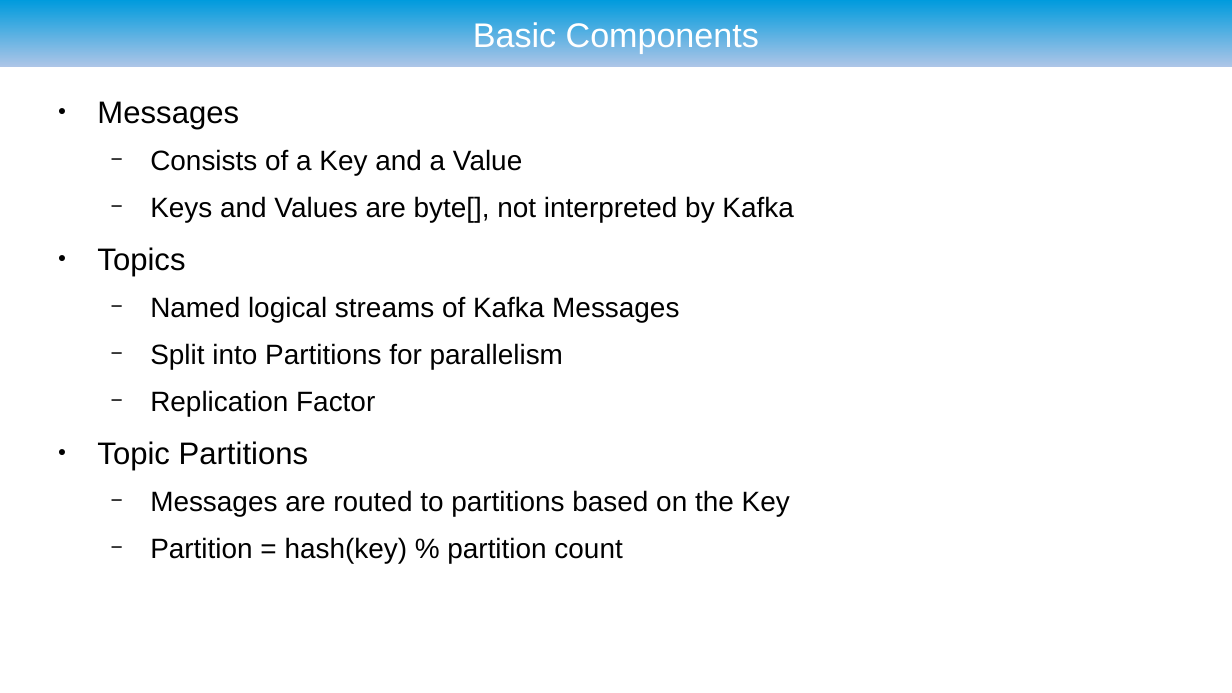
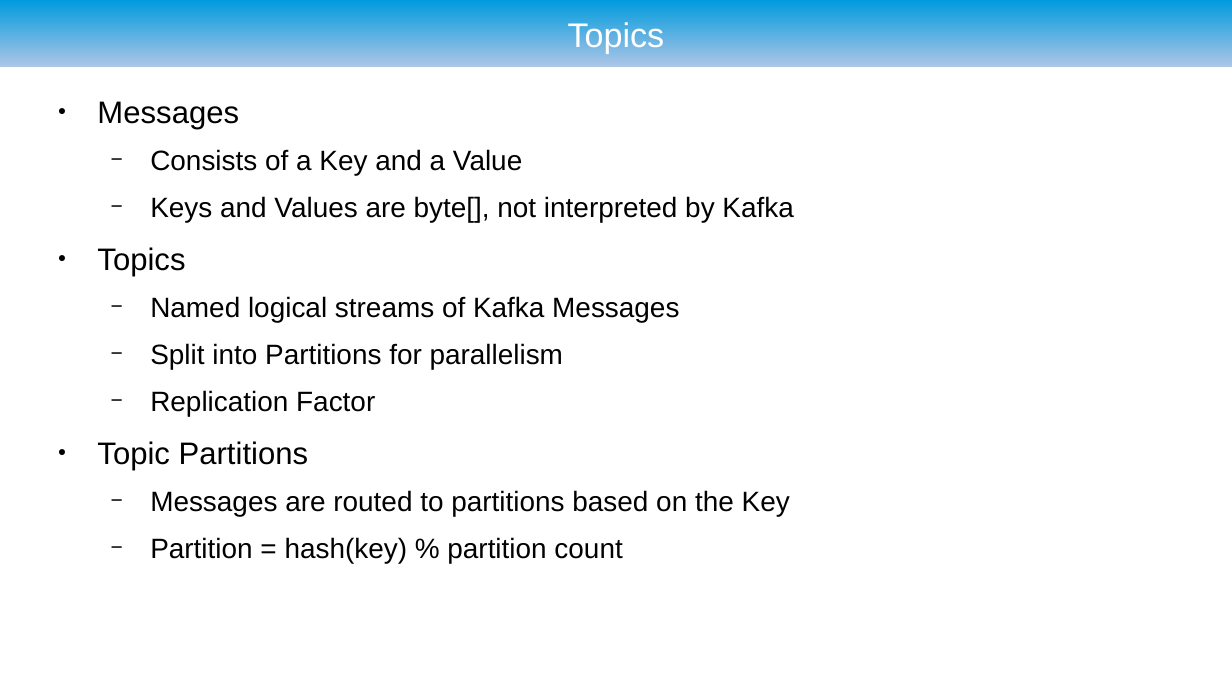
Before and after one commit to ryzlab/kafka-kompetensdag, a slide deck: slide 5 of doc/presentation.odp. Drawn at 1232x693 pixels with LibreOffice and Linux fonts; fonts in the diff are those of the drawing; background and template pictures are left out. Boxes give left, top, right and bottom in pixels: in the first picture for what was removed or moved away, otherwise in the second. Text is boxed around its words. In the diff, an @@ line names an element or a change of style, - is before the commit and + after.

```diff
--- a/doc/presentation.odp
+++ b/doc/presentation.odp
@@ title at (x1=568, y1=19, x2=665, y2=53): text changed @@
-Basic Components
+Topics
```
Also in this commit, not shown: 1 other slide changed.
